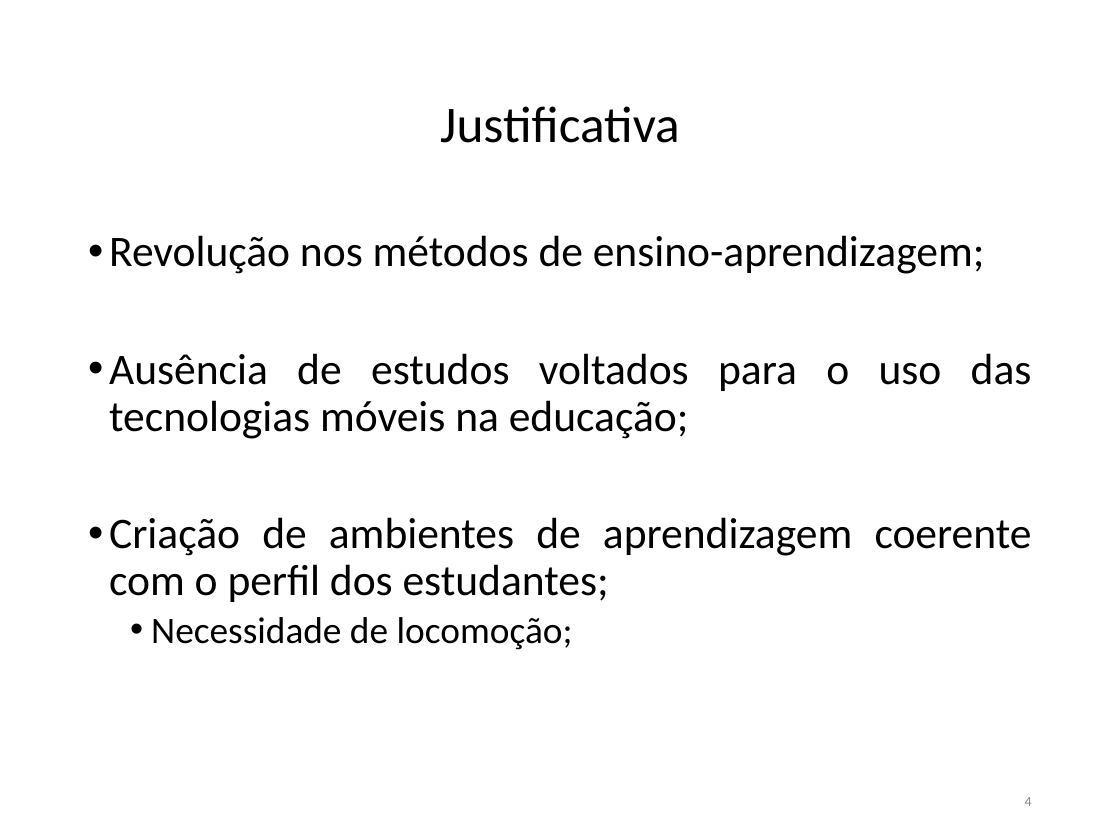
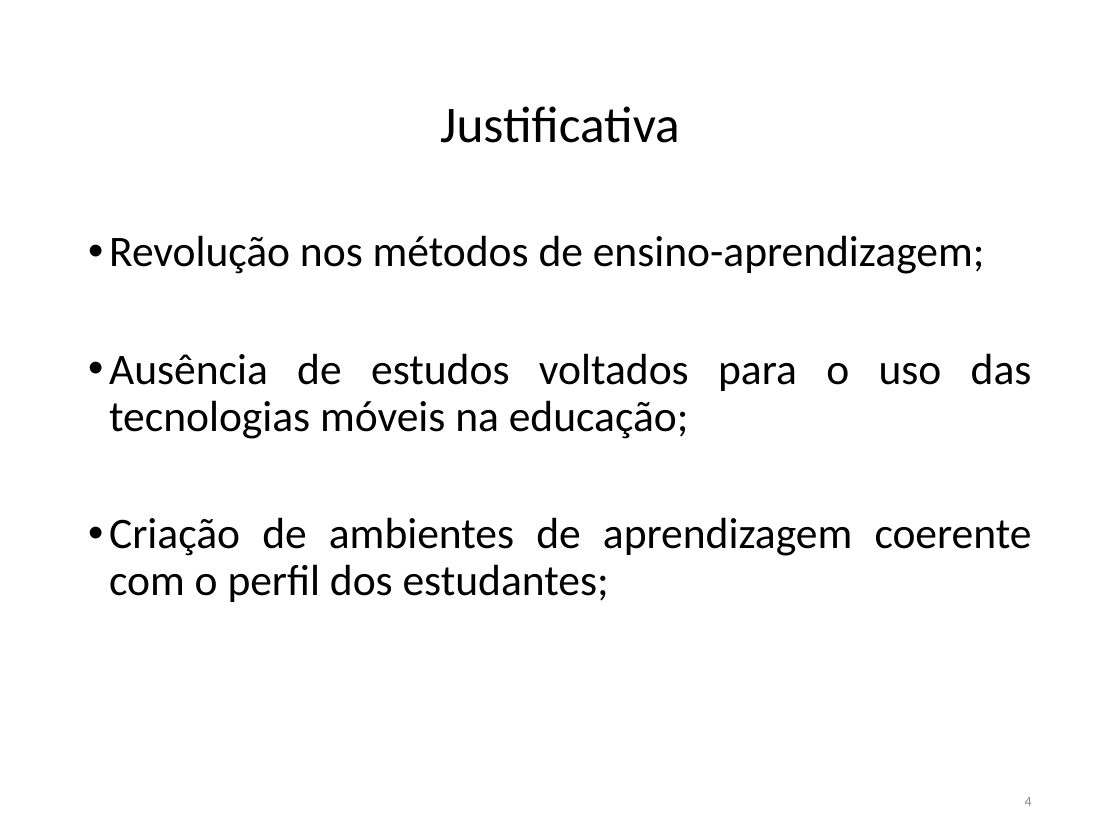
Before and after one commit to FatimaFerreiradeSousa/TCC-Mobile-Leaning, a slide deck: slide 4 of TCC - Documento/TCC II.pptx. Drawn at 1120x840 pixels with LibreOffice and Linux fonts; fonts in the diff are those of the drawing. Boxes give left, top, right and bottom in pixels: in the first picture for what was removed or moved away, otherwise in the second. Text is boxed around its words. In the diff, an @@ line names an element or a change of style, - is before the commit and + after.

```diff
--- a/TCC - Documento/TCC II.pptx
+++ b/TCC - Documento/TCC II.pptx
@@ text at (x1=151, y1=617, x2=573, y2=650): paragraph removed @@
-  • Necessidade de locomoção;
```
Also in this commit, not shown: 4 other slides changed, 2 slides added, 5 slides removed, 4 other files.
